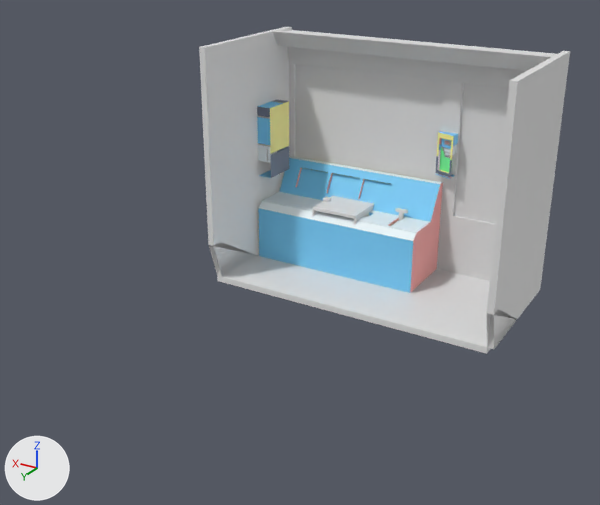
What one commit did to the FBX model Assets/Resources/3d/train-front.fbx.
Camera for both pictures: a 50 mm camera at (-7.65, 14.59, 7.02) aimed at (-0.73, 3.05, 1.25). Every picture has the same lights, and +X, +Y and +Z are marked at lower left. The picture after the commit comes second. Where no turn or scale is listed for an object, it has been applied to the vertices.

In view in the first picture: 'cube_10', 'cube_11', 'cube_18', 'cube_8', 'cube_9', 'cuboid_3', 'cuboid_5', 'cuboid_6', 'cuboid_7', 'cuboid_8', 'cuboid_9', 'desk' and 7 more.
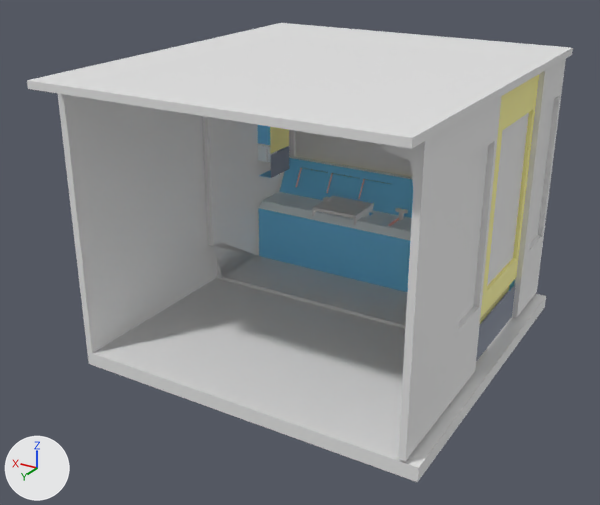
The change, as a list of edits to the scene's bpy script:
```text
Add mat_texture_1:
    mat_texture_1 = principled_material('texture_1')
    mat_texture_1.texture = img_image  # with its transparency
Change me_cuboid_9:
    used by ob_cuboid_9; location = (0.0, 0.0, 0.0); rotation_euler = (1.571, 0.0, 0.0), in degrees (90, 0, 0); scale = (0.01, 0.01, 0.01)
    remove me_cuboid_9.from_pydata(...)  # 16 vertices, 14 faces; spans x -206.2..-168.8, y 181.2..268.8, z 56.2..81.2
    remove me_cuboid_9.materials.append(mat_small)  # picture img_image
    add me_cuboid_9.from_pydata(...)  # 82 vertices, 82 faces; spans x -81.2..50.0, y -37.5..437.5, z -65.6..3.1
    me_cuboid_9 part 1: the whole mesh is rebuilt
Change me_cuboid_8:
    used by ob_cuboid_8; location = (-3.94, -0.19, 1.81)
    remove me_cuboid_8.from_pydata(...)  # 34 vertices, 33 faces; spans x -0.06..0.06, y -0.75..2.31, z -2.12..2.62
    add me_cuboid_8.from_pydata(...)  # 16 vertices, 14 faces; spans x -2.08..-1.68, y -0.81..-0.61, z 1.81..2.69
    me_cuboid_8 part 2: the whole mesh is rebuilt
    add me_cuboid_8.materials.append(mat_small)  # picture img_image
Add me_cuboid_11:
    me_cuboid_11.from_pydata(...)  # a box spanning x -3.03..3.16, y -3.53..3.53, z 0.19..0.31
Add me_cuboid_10:
    me_cuboid_10.from_pydata(...)  # 20 vertices, 18 faces; spans x -3.16..3.16, y -4.53..1.84, z 0.12..5.19
Add me_cube_20:
    me_cube_20.from_pydata([(0.5, 0.5, 3.19), (0.56, 0.5, 3.19), (0.5, 0.5, 0.44), (0.56, 0.5, 0.44), (0.56, 2.13, 3.19), (0.5, 2.13, 3.19), (0.56, 2.12, 0.44), (0.5, 2.12, 0.44)], [], [(3, 6, 4, 1), (2, 3, 1, 0), (7, 2, 0, 5), (6, 7, 5, 4), (5, 0, 1, 4), (6, 3, 2, 7)])
Add me_cuboid_12:
    me_cuboid_12.from_pydata(...)  # 126 vertices, 126 faces; spans x -0.06..0.69, y -1.0..1.31, z -0.38..4.38
    me_cuboid_12.materials.append(mat_texture_1)  # picture img_image
Add me_cube_21:
    me_cube_21.from_pydata([(0.56, 0.56, 3.19), (0.56, 0.56, 0.44), (0.56, 1.69, 3.19), (0.56, 1.69, 0.44)], [], [(1, 3, 2, 0)])
Add me_cuboid_13:
    me_cuboid_13.from_pydata(...)  # 82 vertices, 82 faces; spans x -0.03..0.66, y -0.5..2.31, z -0.38..4.38
Change ob_cuboid_9:
    add ob_cuboid_9.parent = ob_standingdoor
Change ob_cuboid_8:
    ob_cuboid_8.location: (-3.94, -0.19, 1.81) -> (0.0, 0.0, 0.0)
Add ob_standingdoor:
    ob_standingdoor = bpy.data.objects.new('standingDOOR', None)
    ob_standingdoor.location = (-3.938, 0.188, 0.0625)
    ob_standingdoor.rotation_euler = (1.571, 0.0, 0.0)  # degrees (90, 0, 0)
    ob_standingdoor.scale = (0.01, 0.01, 0.01)
Add ob_cuboid_11:
    ob_cuboid_11 = bpy.data.objects.new('cuboid_11', me_cuboid_11)
    ob_cuboid_11.location = (-1.0, 2.56, 4.19)
Add ob_cuboid_10:
    ob_cuboid_10 = bpy.data.objects.new('cuboid_10', me_cuboid_10)
    ob_cuboid_10.location = (-1.0, 3.69, -0.75)
Add ob_cube_20:
    ob_cube_20 = bpy.data.objects.new('cube_20', me_cube_20)
    ob_cube_20.location = (-4.31, 0.13, 0.5)
Add ob_cuboid_12:
    ob_cuboid_12 = bpy.data.objects.new('cuboid_12', me_cuboid_12)
    ob_cuboid_12.location = (-3.81, 1.44, 0.06)
Add ob_cube_21:
    ob_cube_21 = bpy.data.objects.new('cube_21', me_cube_21)
    ob_cube_21.location = (-4.44, 2.25, 0.5)
Add ob_cuboid_13:
    ob_cuboid_13 = bpy.data.objects.new('cuboid_13', me_cuboid_13)
    ob_cuboid_13.location = (-3.94, 3.25, 0.06)
```

Where the change shows, as pixel boxes [x1, y1, x2, y2] in the pictures (600 x 505 px):
'cuboid_10', added
    after: [58, 94, 546, 482]
'cuboid_11', added
    after: [27, 23, 573, 149]
'cuboid_13', added
    after: [382, 96, 502, 461]
'cuboid_8', reshaped, moved (not visible afterwards)
    before: [487, 51, 570, 349]
'cuboid_9', moved
    before: [435, 131, 458, 179]
    after: [512, 59, 566, 318]
'cuboid_12', added (beige)
    after: [476, 74, 539, 361]
'cube_20', added
    after: [487, 113, 529, 286]
'cube_21', added
    after: [459, 146, 488, 322]
'cube_9', unchanged, covered by the edit
    before: [310, 68, 439, 181]
    after: [310, 133, 412, 177]
'cuboid_5', unchanged, covered by the edit
    before: [273, 30, 456, 269]
    after: [289, 130, 295, 157]
'cube_11', unchanged, covered by the edit
    before: [295, 64, 310, 159]
    after: [295, 131, 310, 159]
